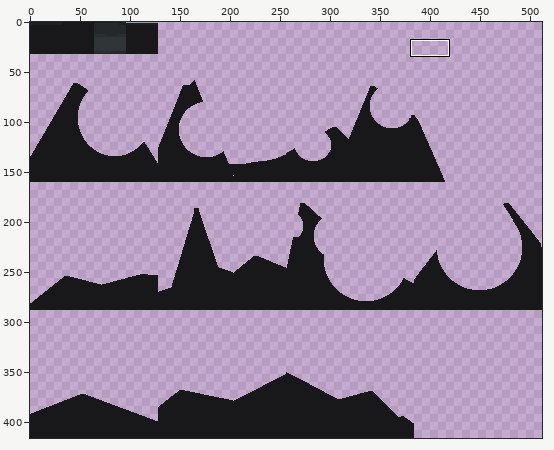
Two versions of one sprite sheet, assets/tileset/background_00.png. The picture above shows the old version from afar; the outline marks the close-up.
Close-up. Before the commit:
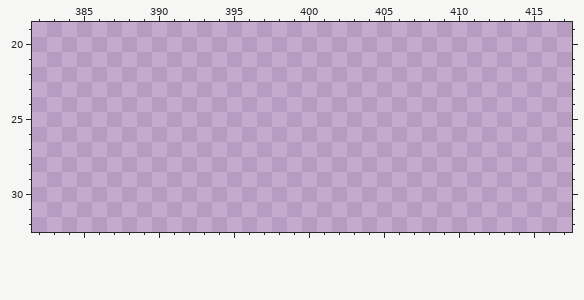
The file is 512x416 pixels. Colours within 5 levels of each other are drawn and written as one. Shown: x 382..417, y 19..32. The commit also changed other parts of the picture, which this record leaves out.
The same view after the edit:
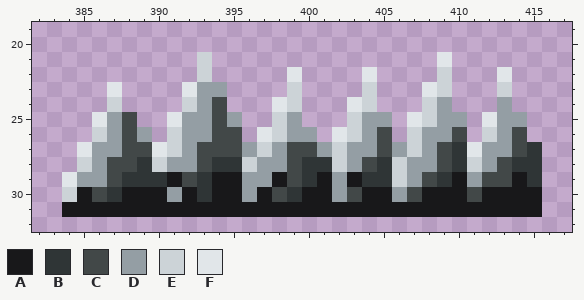
Palette (. is transparent): A #18181a  B #2f3536  C #424848  D #949ea4  E #ccd3d7  F #e1e6e9
What changed:
{"y":21,"x":393,"old":".","new":"E"}
{"y":21,"x":409,"old":".","new":"F"}
{"y":22,"x":393,"old":".","new":"E"}
{"y":22,"x":399,"old":".","new":"F"}
{"y":22,"x":404,"old":".","new":"F"}
{"y":22,"x":409,"old":".","new":"E"}
{"y":22,"x":413,"old":".","new":"F"}
{"y":23,"x":387,"old":".","new":"F"}
{"y":23,"x":392,"old":"...","new":"FDD"}
{"y":23,"x":399,"old":".","new":"E"}
{"y":23,"x":404,"old":".","new":"E"}
{"y":23,"x":408,"old":"..","new":"FE"}
{"y":23,"x":413,"old":".","new":"E"}
{"y":24,"x":387,"old":".","new":"E"}
{"y":24,"x":392,"old":"...","new":"EDC"}
{"y":24,"x":398,"old":"..","new":"FE"}
{"y":24,"x":403,"old":"..","new":"FE"}
{"y":24,"x":408,"old":"..","new":"ED"}
{"y":24,"x":413,"old":".","new":"D"}
{"y":25,"x":386,"old":"...","new":"FDC"}
{"y":25,"x":391,"old":".....","new":"FDDCD"}
{"y":25,"x":398,"old":"..","new":"ED"}
{"y":25,"x":403,"old":"...","new":"EDD"}
{"y":25,"x":407,"old":"....","new":"FEDD"}
{"y":25,"x":412,"old":"...","new":"FDD"}
{"y":26,"x":386,"old":"....","new":"EDCD"}
{"y":26,"x":391,"old":".....","new":"EDDCC"}
{"y":26,"x":397,"old":"....","new":"FEDD"}
{"y":26,"x":402,"old":"....","new":"FEDC"}
{"y":26,"x":407,"old":"....","new":"EDDC"}
{"y":26,"x":412,"old":"...","new":"EDC"}
{"y":27,"x":385,"old":"...............................","new":"FDDCCFEDCCCDEDCCDEDDCDEDCBFDDCB"}
{"y":28,"x":385,"old":"...............................","new":"EDCCBEDDCBBEDDCBBEDCBEDDCBEDCBB"}
{"y":29,"x":384,"old":"................................","new":"FDDCBBBACBAADDACBADABBEDCBADCCAB"}
{"y":30,"x":384,"old":"................................","new":"EACBAAADABAADACBAADCAADCAAACAAAA"}
{"y":31,"x":384,"old":"................................","new":"AAAAAAAAAAAAAAAAAAAAAAAAAAAAAAAA"}
{"label":"added","picture_box":[62,52,542,217]}
